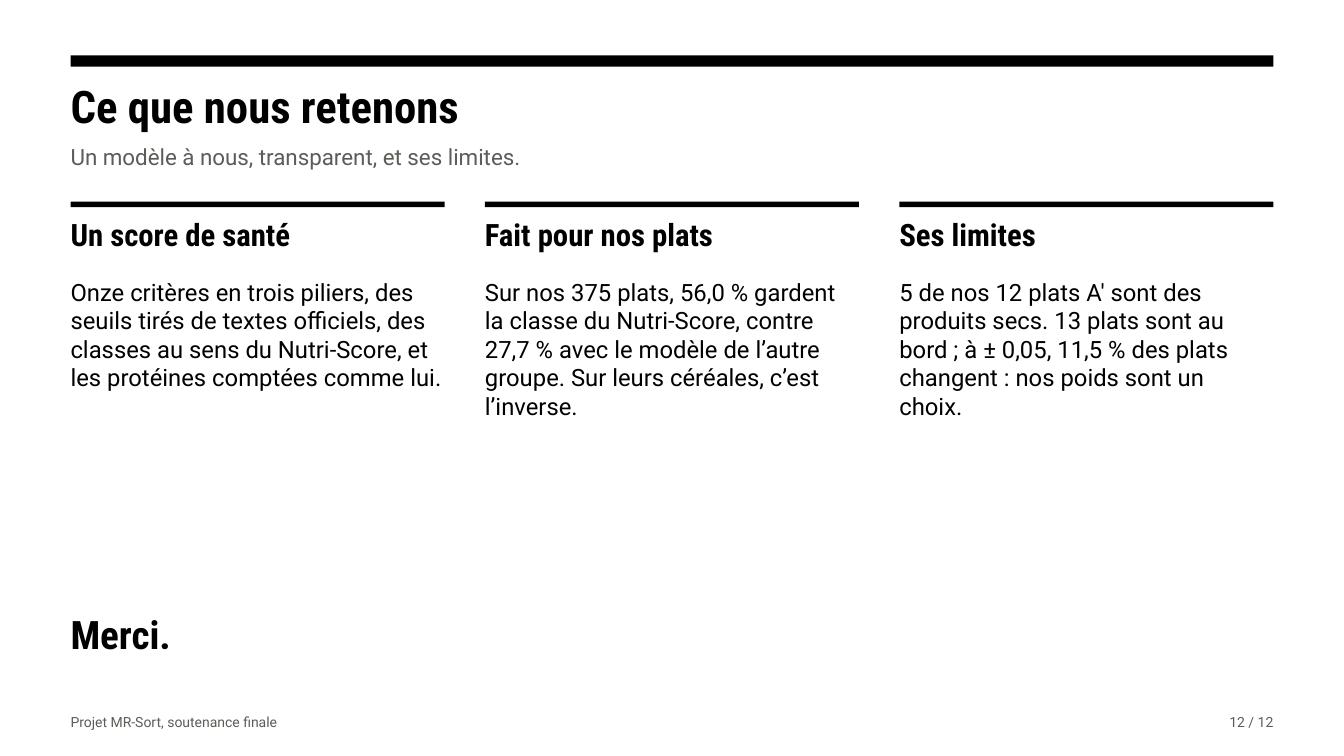
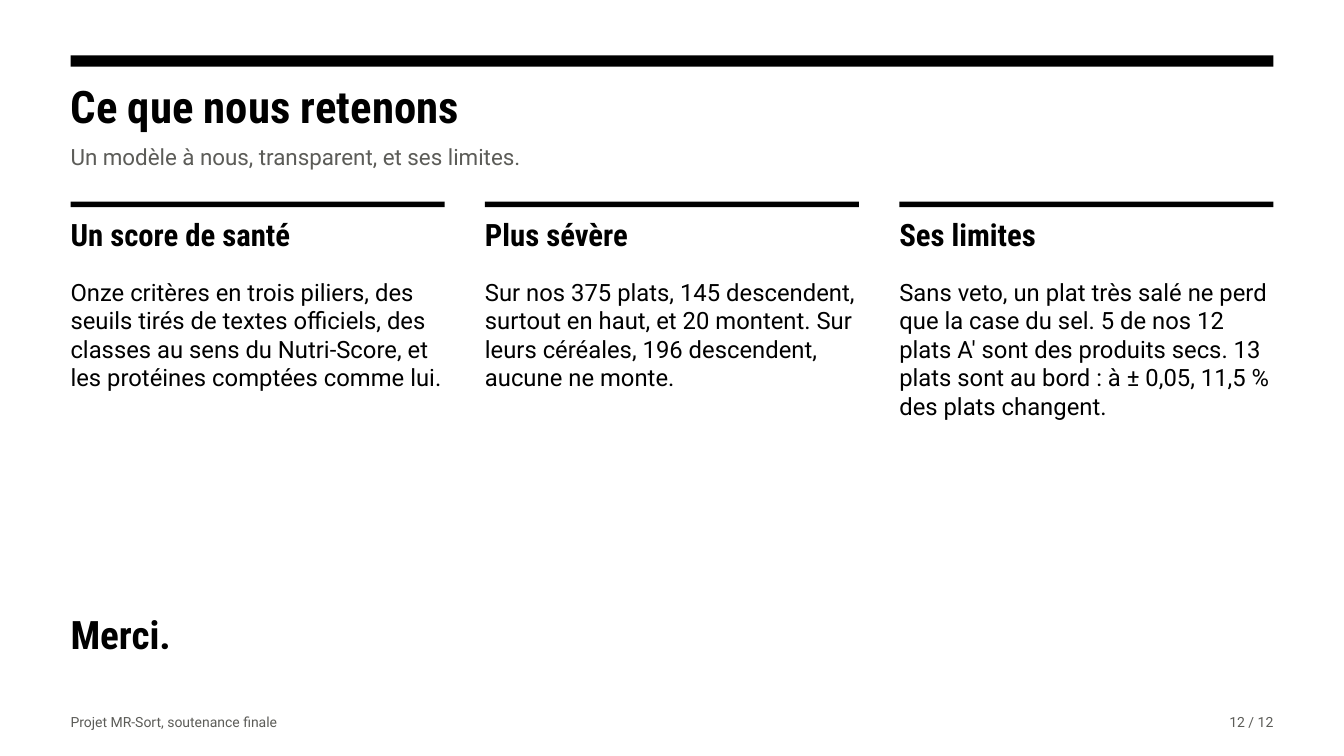
Before and after one commit to Nirrta/nutriscore-mrsort-projet-2026, a slide deck: slide 12 of resultats/slides_soutenance_finale.pptx. Drawn at 1344x756 pixels with LibreOffice and Linux fonts; fonts in the diff are those of the drawing. Boxes give left, top, right and bottom in pixels: in the first picture for what was removed or moved away, otherwise in the second. Text is boxed around its words. In the diff, an @@ line names an element or a change of style, - is before the commit and + after.

```diff
--- a/resultats/slides_soutenance_finale.pptx
+++ b/resultats/slides_soutenance_finale.pptx
@@ text at box(485, 223, 628, 247): text changed @@
-Fait pour nos plats
+Plus sévère
@@ text at box(485, 283, 854, 387): text changed @@
-Sur nos 375 plats, 56,0 % gardent la classe du Nutri-Score, contre 27,7 % avec le modèle de l’autre groupe. Sur leurs céréales, c’est l’inverse.
+Sur nos 375 plats, 145 descendent, surtout en haut, et 20 montent. Sur leurs céréales, 196 descendent, aucune ne monte.
@@ text at box(899, 283, 1266, 420): text changed @@
-5 de nos 12 plats A′ sont des produits secs. 13 plats sont au bord ; à ± 0,05, 11,5 % des plats changent : nos poids sont un choix.
+Sans veto, un plat très salé ne perd que la case du sel. 5 de nos 12 plats A′ sont des produits secs. 13 plats sont au bord : à ± 0,05, 11,5 % des plats changent.
```
Also in this commit, not shown: 2 other slides changed, 15 other files.
